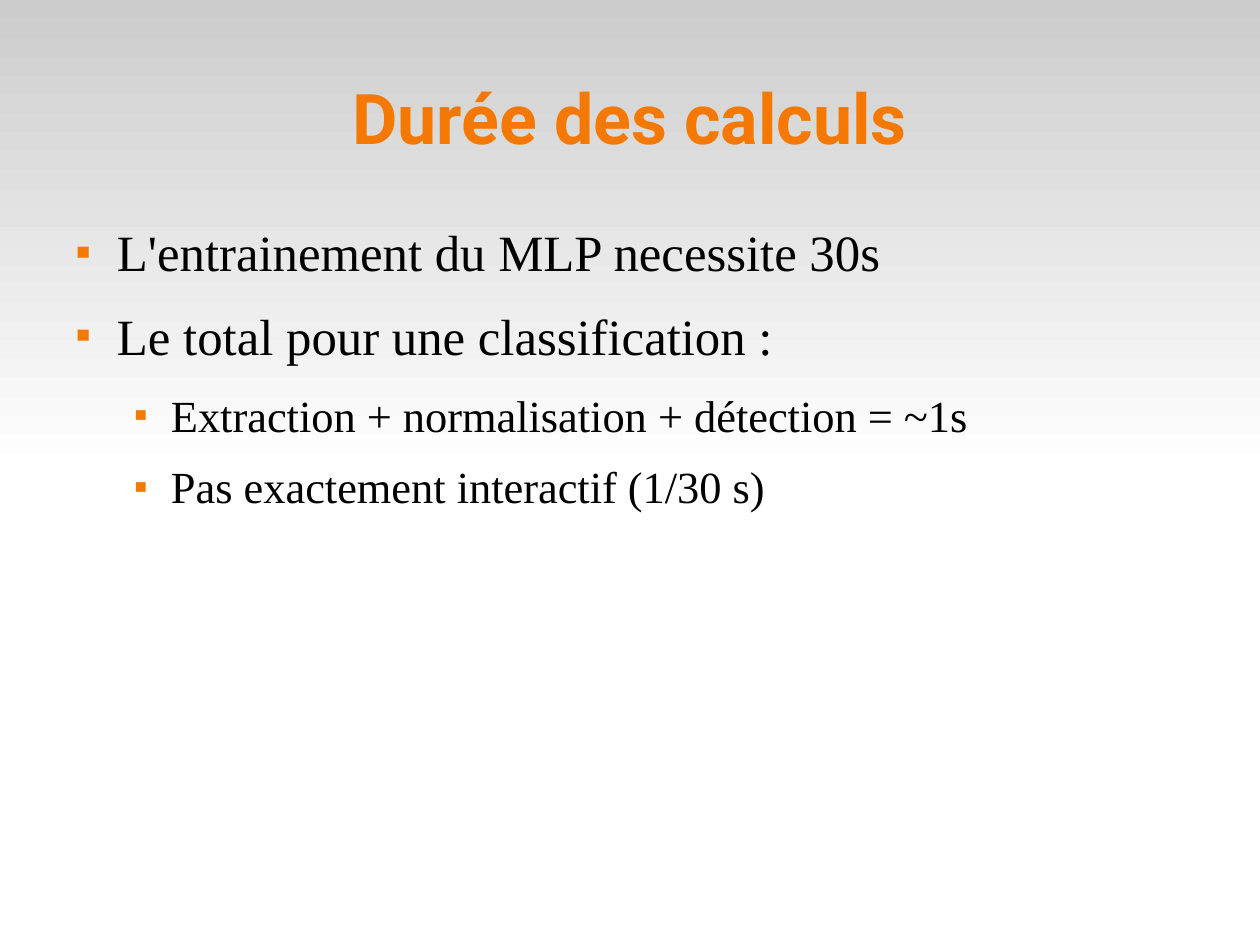
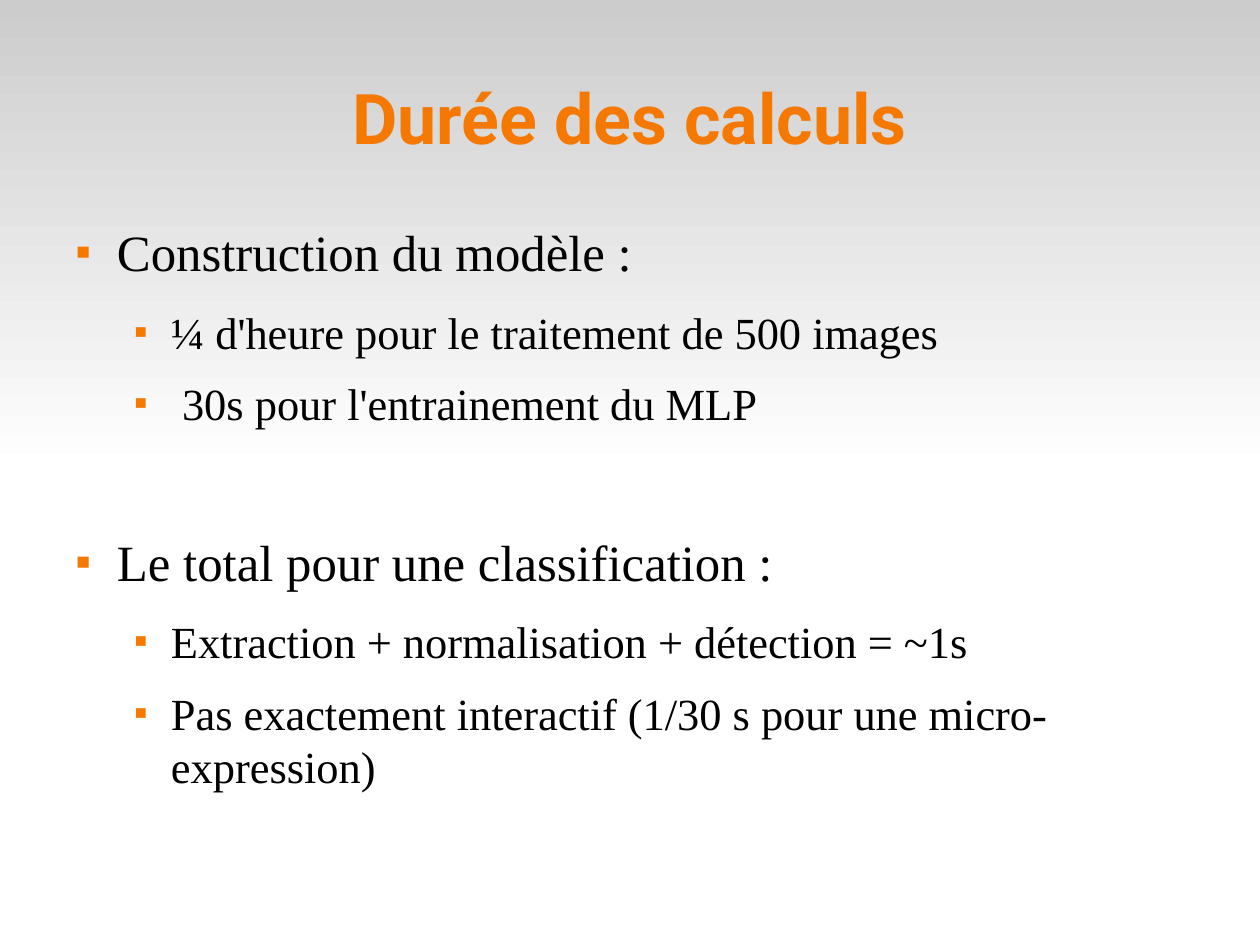
Before and after one commit to sairamnivedita/emotion-detection, a slide deck: slide 15 of doc/pres.odp (slide 12 before the commit). Drawn at 1260x945 pixels with LibreOffice and Linux fonts; fonts in the diff are those of the drawing. Boxes give left, top, right and bottom in pixels: in the first picture for what was removed or moved away, otherwise in the second. Text is boxed around its words. In the diff, an @@ line names an element or a change of style, - is before the commit and + after.

```diff
--- a/doc/pres.odp
+++ b/doc/pres.odp
@@ text at box(117, 235, 938, 429): text changed; size 32 to 28 pt @@
-■ L'entrainement du MLP necessite 30s
+■ Construction du modèle :
+  ■ ¼ d'heure pour le traitement de 500 images
+  ■ 30s pour l'entrainement du MLP
@@ text at box(171, 698, 1047, 792): text changed @@
-  ■ Pas exactement interactif (1/30 s)
+  ■ Pas exactement interactif (1/30 s pour une micro-expression)
```
Also in this commit, not shown: 7 other slides changed, 6 slides added, 3 slides removed, 1 other file.
